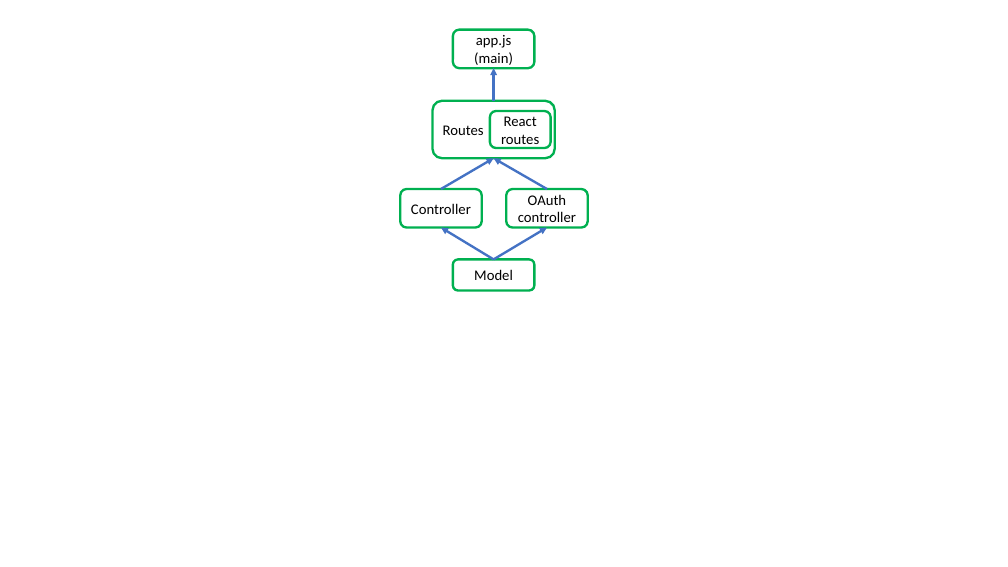
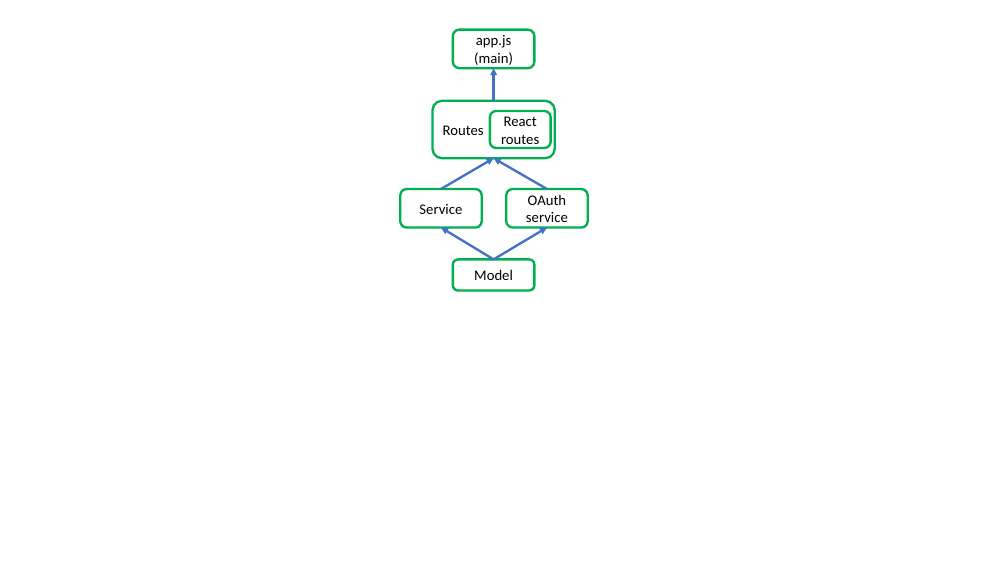
Before and after one commit to vacu9708/To-do-list, a slide deck: slide 2 of Architecture.pptx. Drawn at 1008x567 pixels with LibreOffice and Linux fonts; fonts in the diff are those of the drawing. Boxes give left, top, right and bottom in pixels: in the first picture for what was removed or moved away, otherwise in the second. Text is boxed around its words. In the diff, an @@ line names an element or a change of style, - is before the commit and + after.

```diff
--- a/Architecture.pptx
+++ b/Architecture.pptx
@@ text in rounded rectangle at <box>419,204,462,214</box>: text changed @@
-Controller
+Service
@@ text in rounded rectangle at <box>526,195,568,227</box>: text changed @@
-OAuth controller
+OAuth service
```
Also in this commit, not shown: 4 other files.
